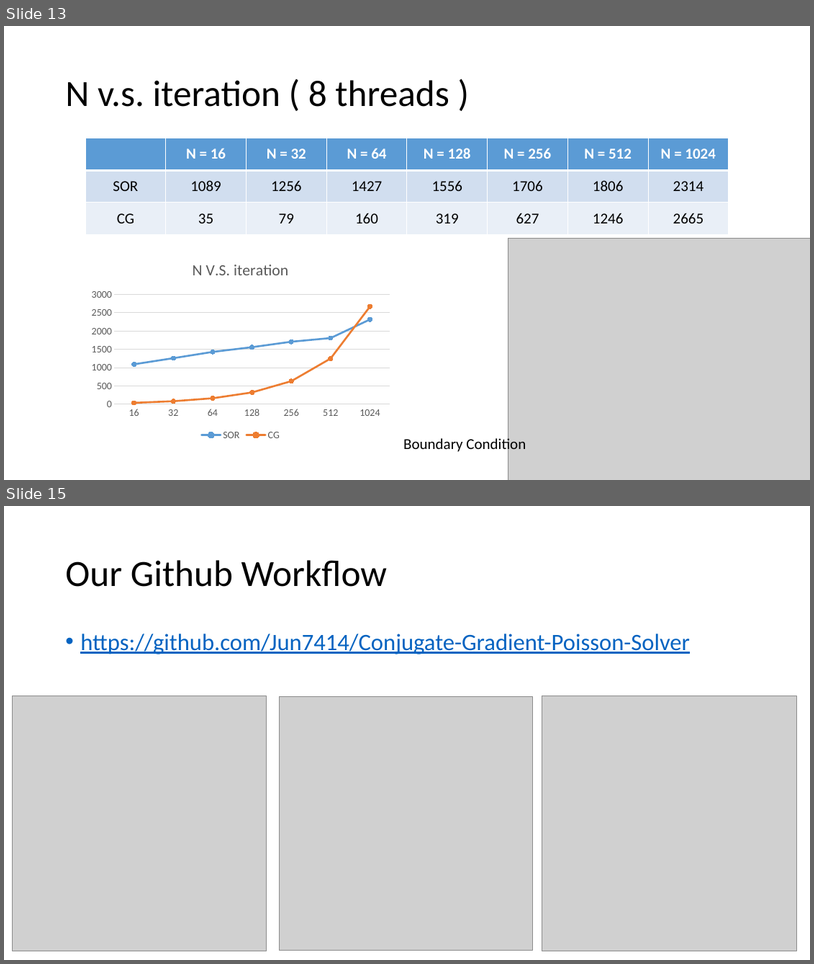
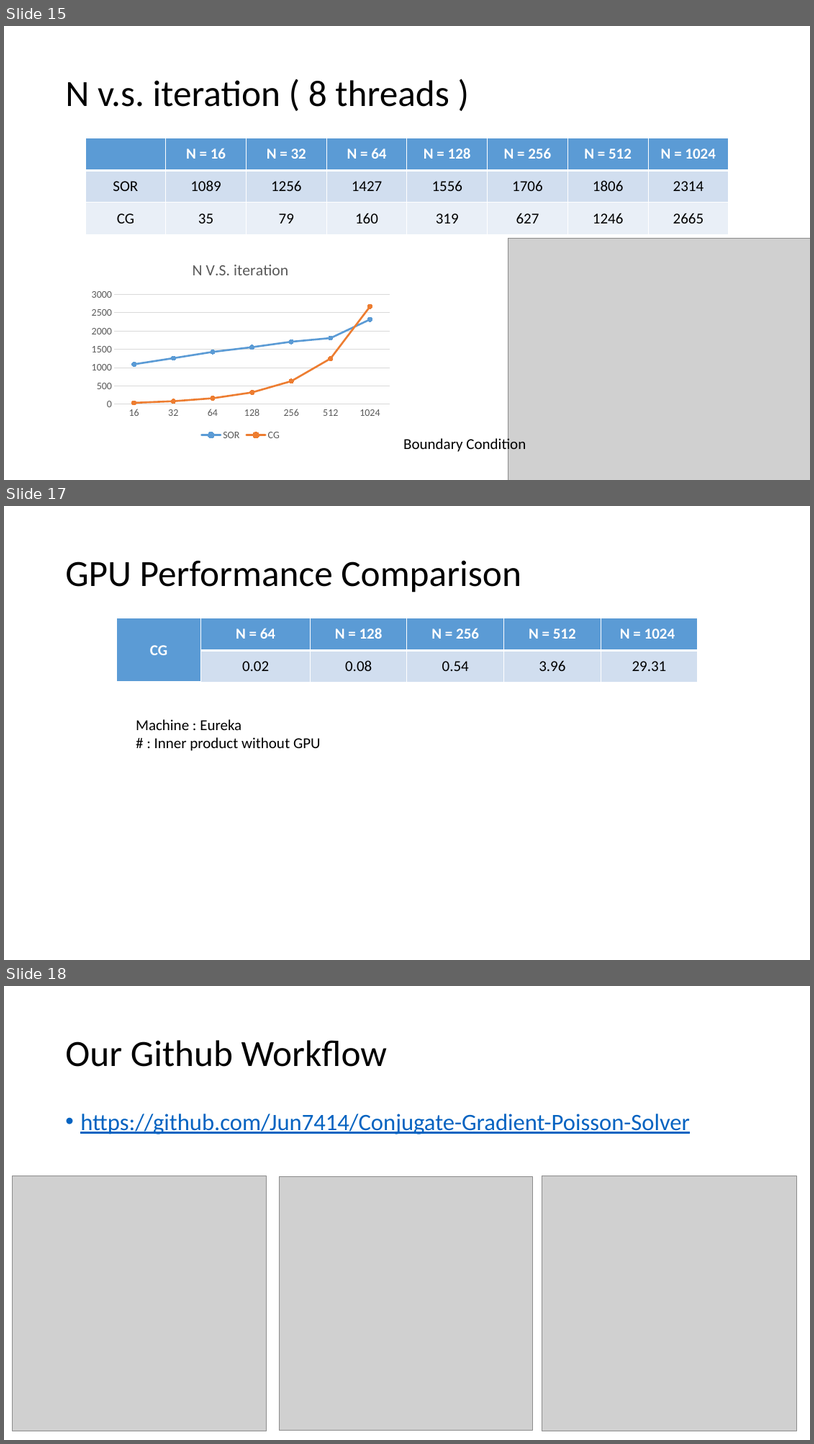
Before and after one commit to Jun7414/Conjugate-Gradient-Poisson-Solver, a slide deck: Final Project - Conjugate Gradient method.pptx. Shown one above the other, each under a label of ours: slides 13 and 15 before the commit, slides 15, 17 and 18 after it; the slides between them are not shown. The pictures are 814x964 and 814x1444 pixels, drawn with LibreOffice and Linux fonts; fonts in the diff are those of the drawing; grey boxes stand for pictures. Boxes give left, top, right and bottom in pixels: in the first picture for what was removed or moved away, otherwise in the second. Text is boxed around its words. In the diff, an @@ line names an element or a change of style, - is before the commit and + after.

```diff
--- a/Final Project - Conjugate Gradient method.pptx
+++ b/Final Project - Conjugate Gradient method.pptx
@@ slide 17 added at [4, 506, 810, 960], background #FFFFFF @@
@@ title added at [65, 560, 522, 592], 44 pt, text #000000 @@
+GPU Performance Comparison
@@ table added at [116, 618, 697, 682], 2 rows, 6 columns @@
+CG | N = 64 | N = 128 | N = 256 | N = 512 | N = 1024
+ | 0.02 | 0.08 | 0.54 | 3.96 | 29.31
@@ text added at [136, 719, 321, 751], 18 pt, text #000000 @@
+Machine : Eureka
+# : Inner product without GPU
@@ what was slide 13 is now slide 15 @@
@@ what was slide 15 is now slide 18 @@
```
Also in this commit, not shown: 2 other slides added.
